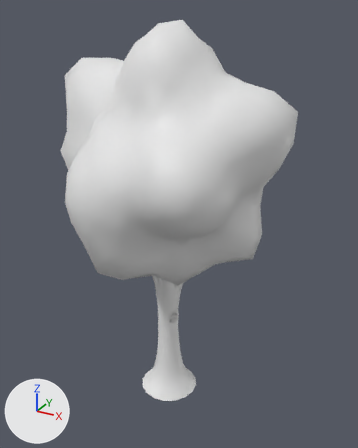
One commit to the FBX model Assets/models/Trees/M_OakTree_2.fbx: the scene before it, then after it.
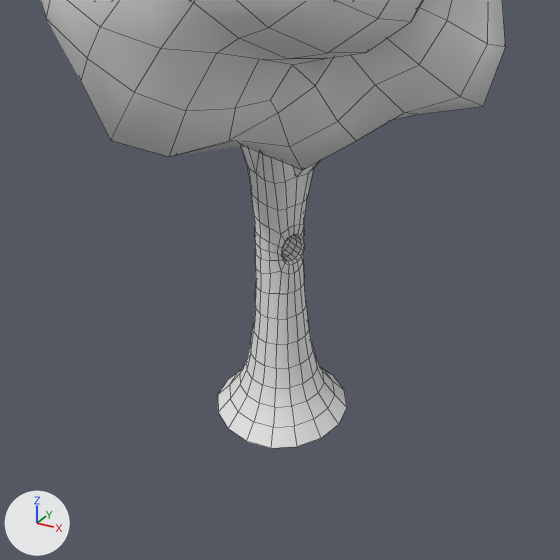
Each version appears first whole from a camera (50 mm lens) standing at (5.86, -10.06, 10.15) and looking at (0.15, 0.33, 4.96), and next in a close-up on the part from 15% to 80% of the width and 48% to 100% of the height. The lights are fixed; the arrows at lower left show +X, +Y and +Z. The close-ups show mesh edges as thin lines. Where no turn or scale is listed for an object, it has been applied to the vertices.

Names of what the first close-up shows: 'Leaves2', 'Trunk2'.
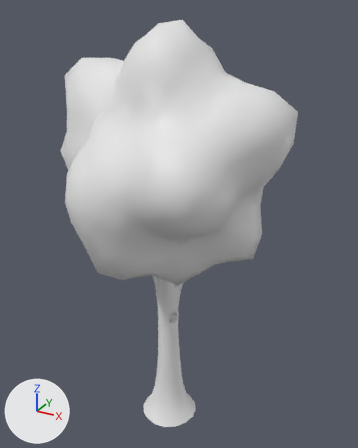
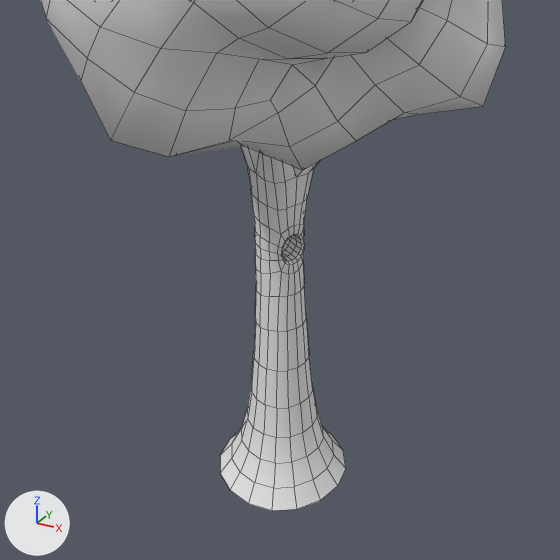
Changed parts and their boxes (x1, y1, x2, y2) in the close-ups (560 x 560 px; the box of a moved part takes in the faces that stretch with it):
```json
{"object": "Trunk2", "change": "reshaped", "before": [218, 146, 347, 448], "after": [220, 146, 346, 511], "on screen": "21% taller"}
{"part": 1, "of": "me_cube_003", "change": "moved or reshaped", "before": [218, 275, 347, 448], "after": [220, 275, 346, 511]}
```

Scene script edits in JSON lines:
```json
{"block": "me_cube_003", "where": "# used by ob_trunk2; location = (0.0, 0.0, 0.0)"}
{"op": "remove", "block": "me_cube_003", "code": "me_cube_003.from_pydata(...)  # 437 vertices, 416 faces; spans x -1.14..0.9, y -0.81..0.92, z -0.05..4.76"}
{"op": "add", "block": "me_cube_003", "code": "me_cube_003.from_pydata(...)  # 437 vertices, 416 faces; spans x -1.14..0.9, y -0.81..0.92, z -1.03..4.76"}
{"block": "me_cube_003", "change": "me_cube_003 part 1: 128 of 437 vertices moved; they spanned x -0.8..0.8, y -0.8..0.79, z -0.05..1.76 and now span x -0.8..0.8, y -0.8..0.79, z -1.03..1.72; mean shift (0.0, 0.0, -0.59); largest move (-0.28, 0.75, -0.05) -> (-0.28, 0.75, -1.03)"}
```
